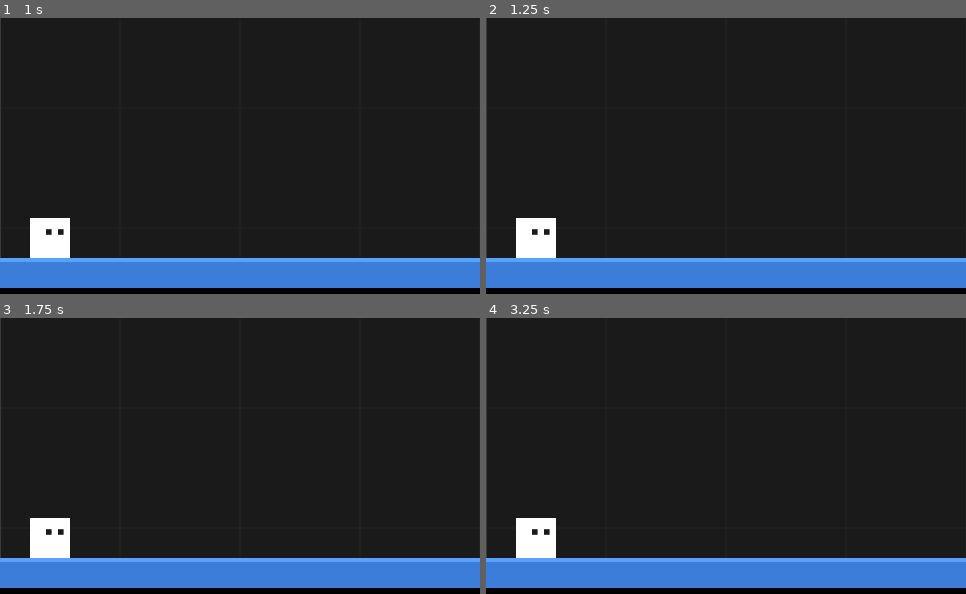
Above: before the commit, frames 1-4 (two rows, left to right).
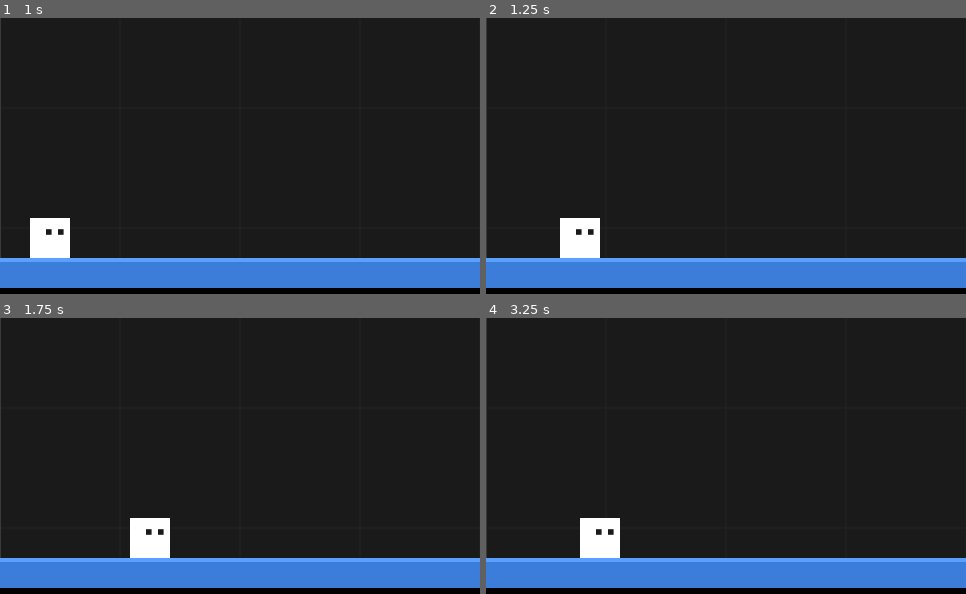
Above: after the commit, the same moments.

Repository: oleg-ryzhov/game-off-2026-shift
Game: browser game, page index.html
Same seed, same stepped clock (60 frames per second), same inputs: the game is played once before the commit and once after it.
Inputs:
- Up to frame 1 (1 s): no input
- Up to frame 2 (1.25 s): hold Right from 1.03 s (still down)
- Up to frame 3 (1.75 s): release Right at 1.53 s; hold Down from 1.58 s (still down)
- Up to frame 4 (3.25 s): release Down at 1.85 s; hold Left 1.9-2.47 s; hold Up 2.52-2.82 s; hold Right from 2.87 s (still down)
The pictures show only the part of the screen within x 0-50%, y 50-100%; the shares and areas given below are measured in that part.

Frame 1 is identical in both runs. In frame 2, 2.4% of the frame differs, in the area x 6-24%, y 72-87%; in frame 3, 2.4%; in frame 4, 2.4%.
Error before the commit: ReferenceError: mmX is not defined

Commit message:
Fix commented-out strokeRect calls in game.js

Diff:
--- a/game.js
+++ b/game.js
@@ -301,7 +301,7 @@
 
     ctx.strokeStyle = "rgba(255, 255, 255, 0.35)";
     ctx.lineWidth = 2;
-    ctx.strokeRect(mmX, mmY, mmW, mmH); */
+    ctx.strokeRect(mmX, mmY, mmW, mmH);
 
     // ------ Camera Window ------
     ctx.strokeStyle = "rgba(90, 160, 255, 0.9)";
@@ -318,7 +318,7 @@
         mmX + playerObj.x * kx - 2,
         mmY + playerObj.y * ky - 2,
         5, 5
-    );
+    ); */
 
     if (isPaused) {
         ctx.fillStyle = "rgba(0, 0, 0, 0.55)";
